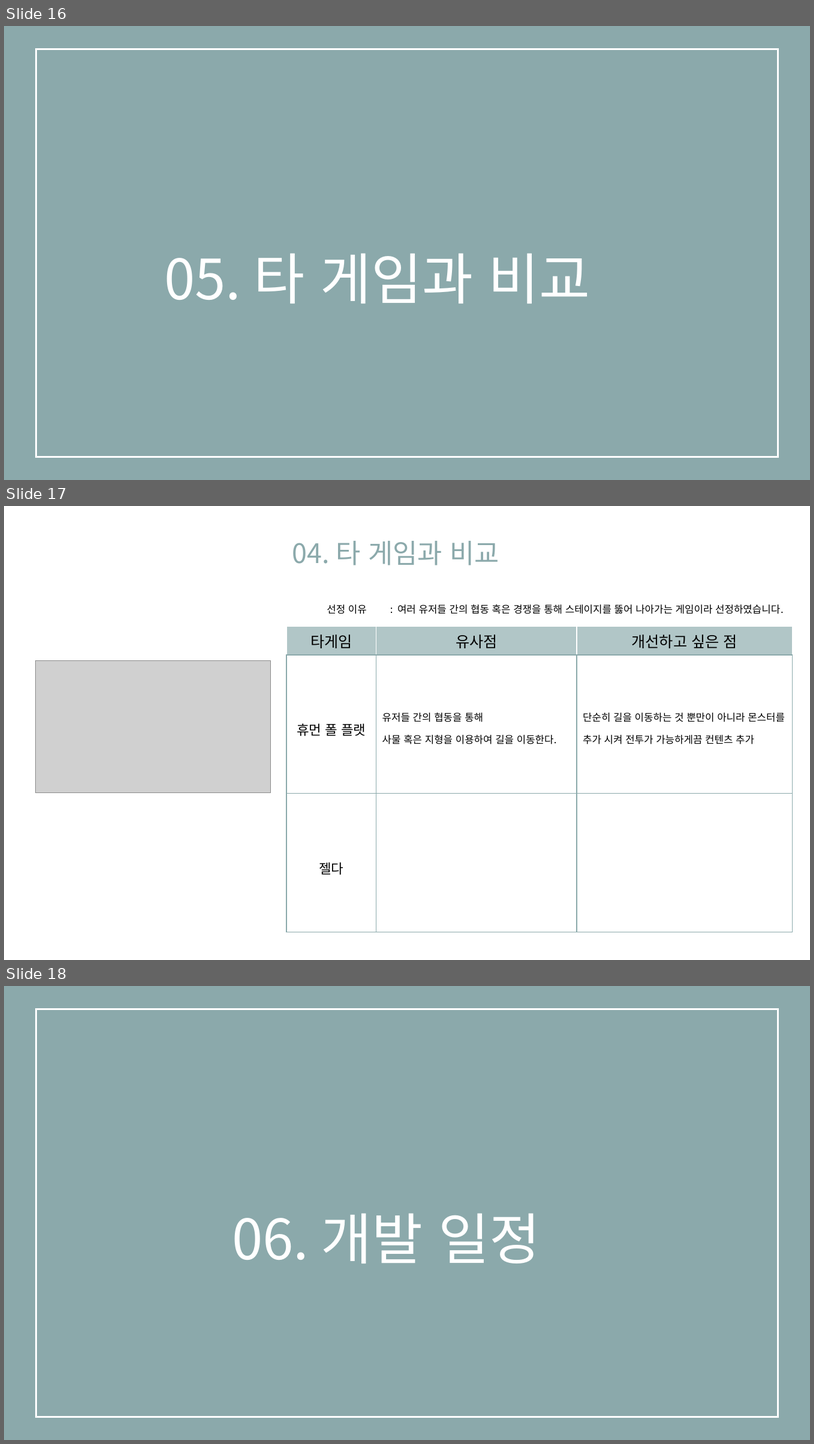
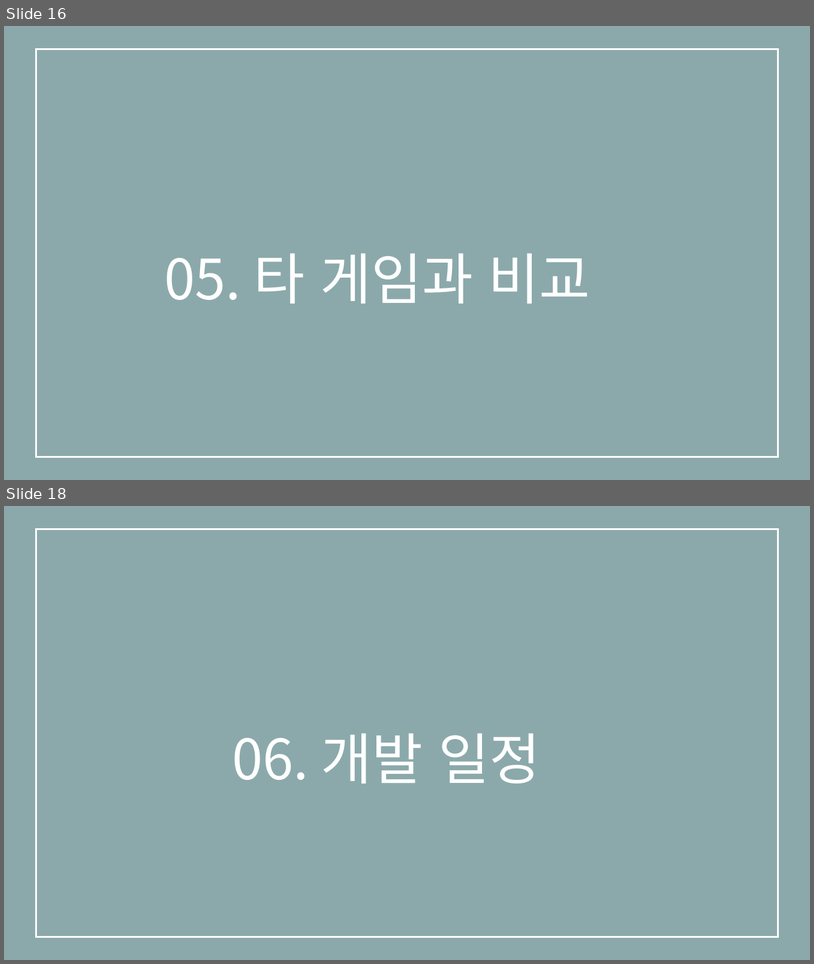
Before and after one commit to eunjiyun/Graduation_Work, a slide deck: Game_Design/2019184003 김 선아 장르 제안서.pptx. Shown one above the other, each under a label of ours: slides 16, 17 and 18 before the commit, slides 16 and 18 after it; the slides between them are not shown. The pictures are 814x1444 and 814x964 pixels, drawn with LibreOffice and Linux fonts; fonts in the diff are those of the drawing; grey boxes stand for pictures. Boxes give left, top, right and bottom in pixels: in the first picture for what was removed or moved away, otherwise in the second. Text is boxed around its words. In the diff, an @@ line names an element or a change of style, - is before the commit and + after.

```diff
--- a/Game_Design/2019184003 김 선아 장르 제안서.pptx
+++ b/Game_Design/2019184003 김 선아 장르 제안서.pptx
@@ slide 17 removed at (x1=4, y1=506, x2=810, y2=960), background #FFFFFF @@
@@ text removed at (x1=293, y1=541, x2=499, y2=565) @@
-04. 타 게임과 비교
@@ text removed at (x1=327, y1=604, x2=784, y2=614) @@
-선정 이유 : 여러 유저들 간의 협동 혹은 경쟁을 통해 스테이지를 뚫어 나아가는 게임이라 선정하였습니다.
@@ table removed at (x1=287, y1=627, x2=792, y2=932), 3 rows, 3 columns @@
-타게임 | 유사점 | 개선하고 싶은 점
-휴먼 폴 플랫 | 유저들 간의 협동을 통해 / 사물 혹은 지형을 이용하여 길을 이동한다. | 단순히 길을 이동하는 것 뿐만이 아니라 몬스터를 추가 시켜 전투가 가능하게끔 컨텐츠 추가
-젤다 |  | 
@@ picture removed at (x1=35, y1=660, x2=271, y2=793) @@
```
Also in this commit, not shown: 2 slides changed, 1 slide added.
